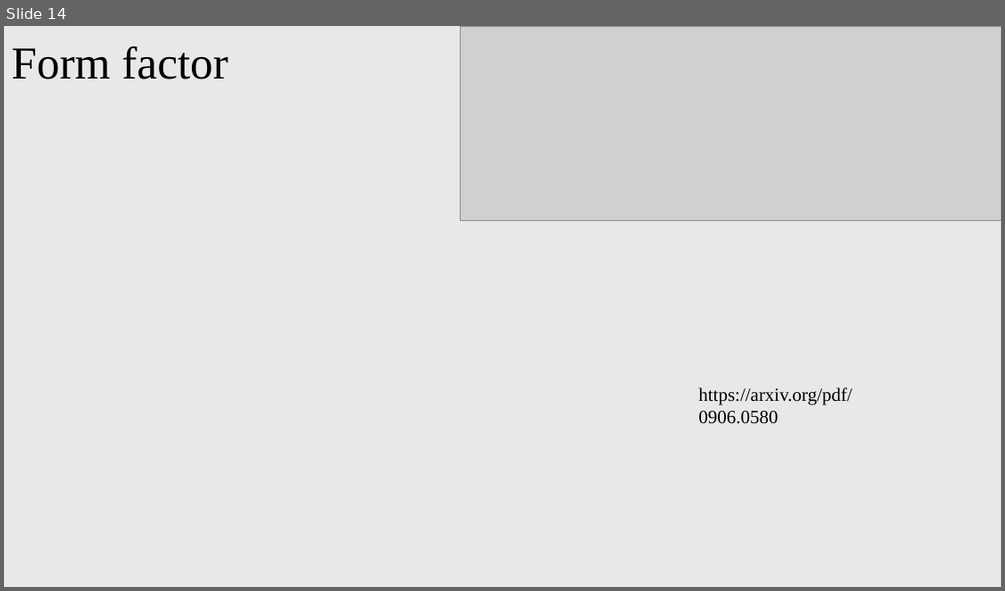
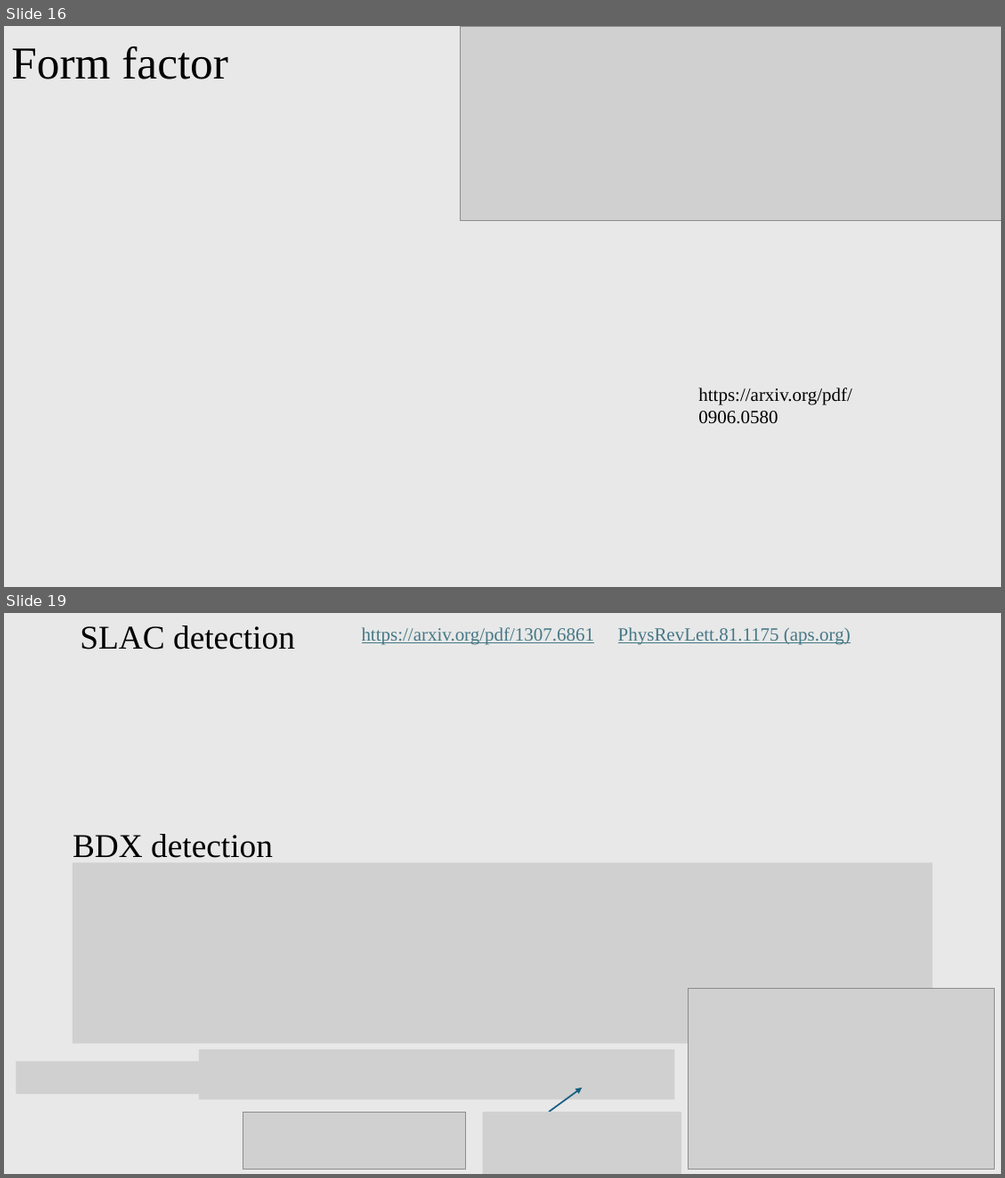
Before and after one commit to PeiranLi001/mCP_BDX, a slide deck: presentation/mCP_BDX.pptx. Shown one above the other, each under a label of ours: slide 14 before the commit, slides 16 and 19 after it; the slides between them are not shown. The pictures are 1005x591 and 1005x1178 pixels, drawn with LibreOffice and Linux fonts; fonts in the diff are those of the drawing; grey boxes stand for pictures. Boxes give left, top, right and bottom in pixels: in the first picture for what was removed or moved away, otherwise in the second. Text is boxed around its words. In the diff, an @@ line names an element or a change of style, - is before the commit and + after.

```diff
--- a/presentation/mCP_BDX.pptx
+++ b/presentation/mCP_BDX.pptx
@@ slide 19 added at [4, 613, 1001, 1174], background #E8E8E8 @@
@@ title added at [80, 625, 295, 649], 32 pt, text #000000 @@
+SLAC detection
@@ text added at [362, 627, 850, 644], 18 pt, text #467886, underline @@
+https://arxiv.org/pdf/1307.6861 PhysRevLett.81.1175 (aps.org)
@@ text added at [73, 834, 273, 858], 32 pt, text #000000 @@
+BDX detection
@@ picture added at [73, 863, 933, 1043] @@
@@ picture added at [688, 988, 995, 1167] @@
@@ picture added at [16, 1061, 199, 1094] @@
@@ picture added at [199, 1049, 675, 1099] @@
@@ arrow added from (550, 1111) to (582, 1087), #156082 1.5 pt @@
@@ picture added at [243, 1111, 465, 1168] @@
@@ picture added at [483, 1111, 681, 1174] @@
@@ what was slide 14 is now slide 16 @@
```
Also in this commit, not shown: 4 slides changed, 13 other slides added, 5 other files.
